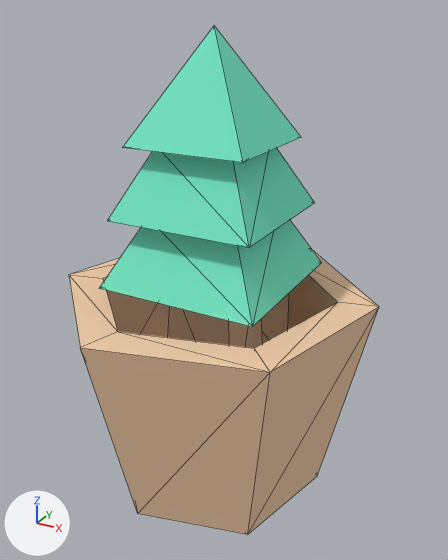
Renders of the glTF model assets/props/furniture/plantSmall1.glb from each side of a commit.
Both versions are drawn from a camera (50 mm lens) standing at (0.0859, -0.1506, 0.1443) and looking at (0.0026, 0.0007, 0.0686). Arrows for +X, +Y and +Z are at lower left; the lights stay in place. The picture after the commit comes second. Mesh edges are drawn as thin lines. Where no turn or scale is listed for an object, it has been applied to the vertices. Vertices at exactly the same position are counted once.

Before the edit, the objects in view are built like this:
```python
me_mesh_plantsmall1 = bpy.data.meshes.new('Mesh plantSmall1')
me_mesh_plantsmall1.from_pydata(...)  # 53 vertices, 102 faces; spans x -0.0473..0.0473, y -0.0473..0.0473, z 0.0..0.14
# faces by material slot: [58, 44]
me_mesh_plantsmall1.materials.append(mat_wood)  # beige #f3cca8
me_mesh_plantsmall1.materials.append(mat_plant)  # green #76eac8
ob_plantsmall1_clone = bpy.data.objects.new('plantSmall1(Clone)', me_mesh_plantsmall1)
ob_plantsmall1_clone.location = (0.0, 0.0, 0.0)
```
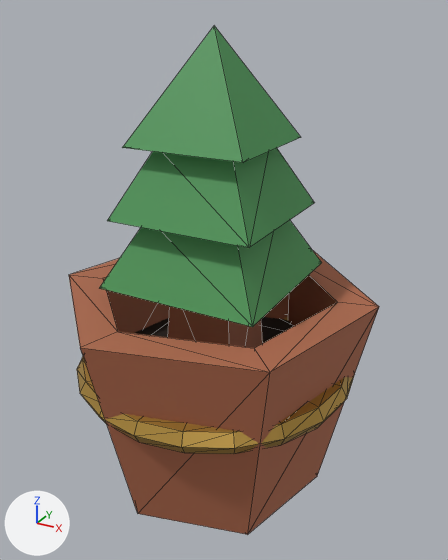
Boxes (x1, y1, x2, y2) around the edits, measured in the pictures (448 x 560 px):
```json
{"part": 1, "of": "me_mesh_plantsmall1", "change": "added", "after": [134, 317, 293, 343], "on screen": "black"}
{"part": 2, "of": "me_mesh_plantsmall1", "change": "added", "after": [77, 317, 355, 454], "on screen": "orange"}
{"part": 3, "of": "me_mesh_plantsmall1", "change": "recoloured", "before": [69, 251, 379, 535], "after": [69, 251, 379, 535], "on screen": "beige to brown"}
{"part": 4, "of": "me_mesh_plantsmall1", "change": "recoloured", "before": [100, 26, 322, 327], "after": [100, 26, 322, 327], "on screen": "darker"}
```

Scene script edits in JSON lines:
```json
{"op": "add", "block": "mat_walnutdark_008", "code": ["mat_walnutdark_008 = principled_material('walnutDark.008')", "mat_walnutdark_008.base_color = (0.06, 0.028, 0.016)  # brown #452f22", "mat_walnutdark_008.roughness = 0.55"]}
{"op": "add", "block": "mat_brass_008", "code": ["mat_brass_008 = principled_material('brass.008')", "mat_brass_008.base_color = (0.55, 0.34, 0.07)  # orange #c49e4b", "mat_brass_008.metallic = 0.6", "mat_brass_008.roughness = 0.4"]}
{"op": "add", "block": "mat_soil_008", "code": ["mat_soil_008 = principled_material('soil.008')", "mat_soil_008.base_color = (0.02, 0.012, 0.008)  # black #271d16", "mat_soil_008.roughness = 1.0"]}
{"op": "add", "block": "mat_terracotta_008", "code": ["mat_terracotta_008 = principled_material('terracotta.008')", "mat_terracotta_008.base_color = (0.42, 0.14, 0.07)  # brown #ad694b", "mat_terracotta_008.roughness = 0.8"]}
{"op": "add", "block": "mat_plant_008", "code": ["mat_plant_008 = principled_material('plant.008')", "mat_plant_008.base_color = (0.07, 0.3, 0.09)  # green #4b9555", "mat_plant_008.roughness = 0.6"]}
{"block": "me_mesh_plantsmall1", "where": "# used by ob_plantsmall1_clone; location = (0.0, 0.0, 0.0)"}
{"op": "remove", "block": "me_mesh_plantsmall1", "code": "me_mesh_plantsmall1.from_pydata(...)  # 53 vertices, 102 faces; spans x -0.0473..0.0473, y -0.0473..0.0473, z 0.0..0.14"}
{"op": "add", "block": "me_mesh_plantsmall1", "code": "me_mesh_plantsmall1.from_pydata(...)  # 237 vertices, 462 faces; spans x -0.0473..0.0473, y -0.0473..0.0473, z 0.0..0.14"}
{"block": "me_mesh_plantsmall1", "change": "me_mesh_plantsmall1 part 1: a new loose piece, a 16-sided cylinder along z spanning x -0.038..0.038, y -0.038..0.038, z 0.035..0.041, in mat_soil_008 (black #271d16)"}
{"block": "me_mesh_plantsmall1", "change": "me_mesh_plantsmall1 part 2: a new loose piece of 120 vertices spanning x -0.044..0.044, y -0.044..0.044, z 0.0365..0.0435, in mat_brass_008 (orange #c49e4b)"}
{"block": "me_mesh_plantsmall1", "change": "me_mesh_plantsmall1 part 3: 58 faces spanning x -0.0473..0.0473, y -0.0473..0.0473, z 0.0..0.07 switch from mat_wood (beige #f3cca8) to mat_terracotta_008 (brown #ad694b)"}
{"block": "me_mesh_plantsmall1", "change": "me_mesh_plantsmall1 part 4: 44 faces spanning x -0.0246..0.0248, y -0.0246..0.0248, z 0.07..0.14 switch from mat_plant (green #76eac8) to mat_plant_008 (green #4b9555)"}
{"block": "me_mesh_plantsmall1", "change": "other edits to the shape of me_mesh_plantsmall1 do not show in these pictures"}
{"op": "add", "block": "me_mesh_plantsmall1", "code": "me_mesh_plantsmall1.materials.append(mat_brass_008)  # orange #c49e4b"}
{"op": "add", "block": "me_mesh_plantsmall1", "code": "me_mesh_plantsmall1.materials.append(mat_soil_008)  # black #271d16"}
{"op": "add", "block": "me_mesh_plantsmall1", "code": "me_mesh_plantsmall1.materials.append(mat_walnutdark_008)  # brown #452f22"}
```
